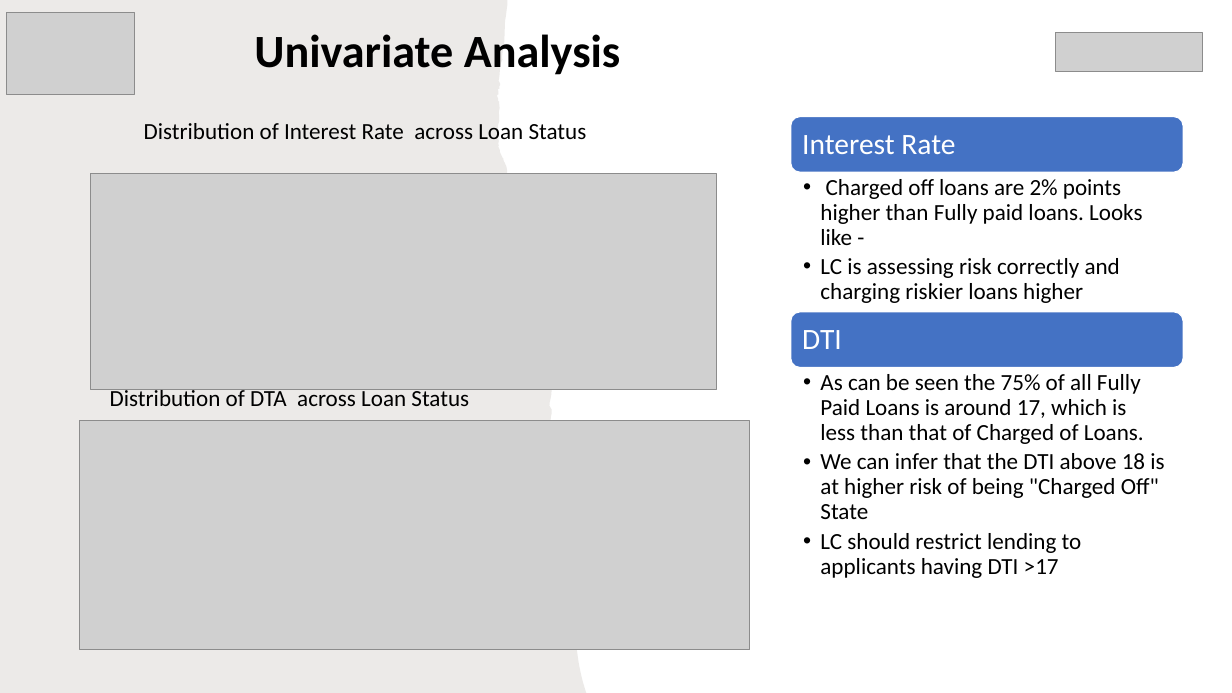
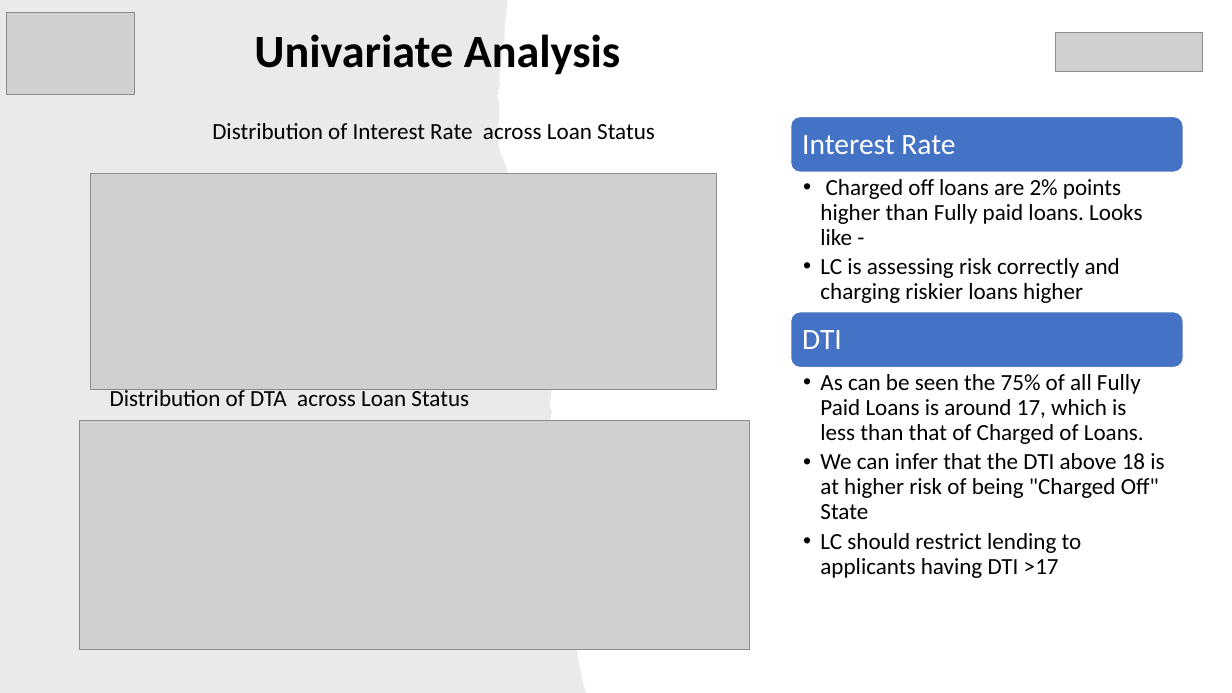
Before and after one commit to rramchan12/Lending-Club-EDA-CaseStudy, a slide deck: slide 18 of LendingClubCaseStudy.pptx (slide 10 before the commit). Drawn at 1232x693 pixels with LibreOffice and Linux fonts; fonts in the diff are those of the drawing; grey boxes stand for pictures; background and template pictures are left out. Boxes give left, top, right and bottom in pixels: in the first picture for what was removed or moved away, otherwise in the second. Text is boxed around its words. In the diff, an @@ line names an element or a change of style, - is before the commit and + after.

Commit message:
Added more variables analysis to the notebook and made changes to the PPT

```diff
--- a/LendingClubCaseStudy.pptx
+++ b/LendingClubCaseStudy.pptx
@@ text "Distribution of Interest Rate across ..." moved from (x1=144, y1=123, x2=587, y2=139) to (x1=212, y1=123, x2=655, y2=140) @@
```
Also in this commit, not shown: 4 other slides changed, 8 slides added, 1 other file.
